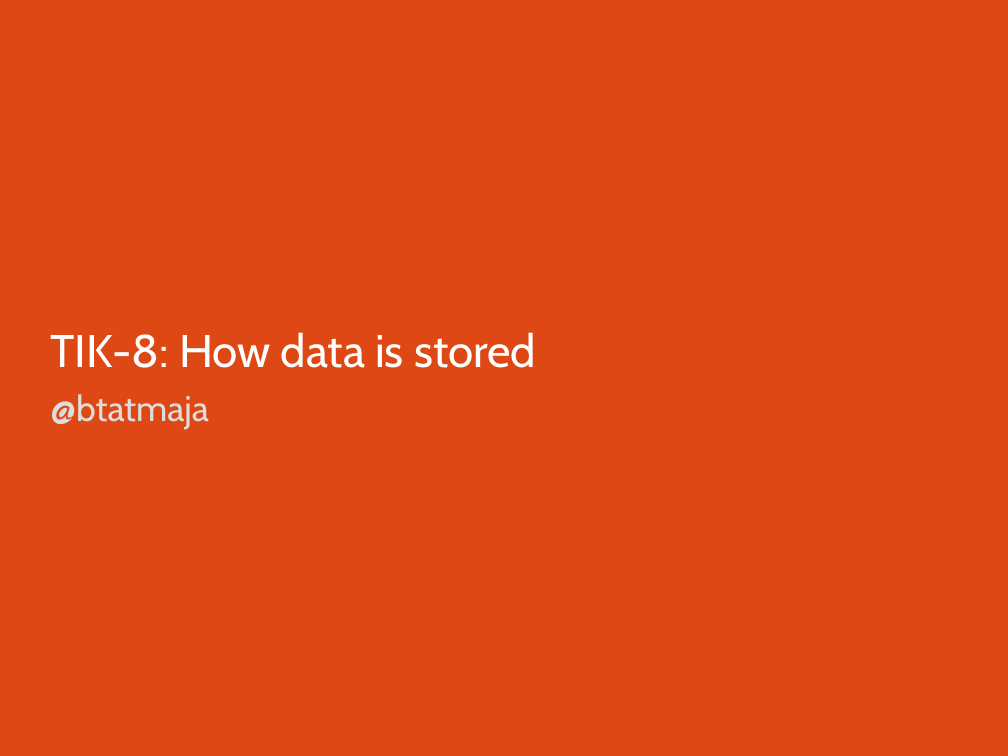
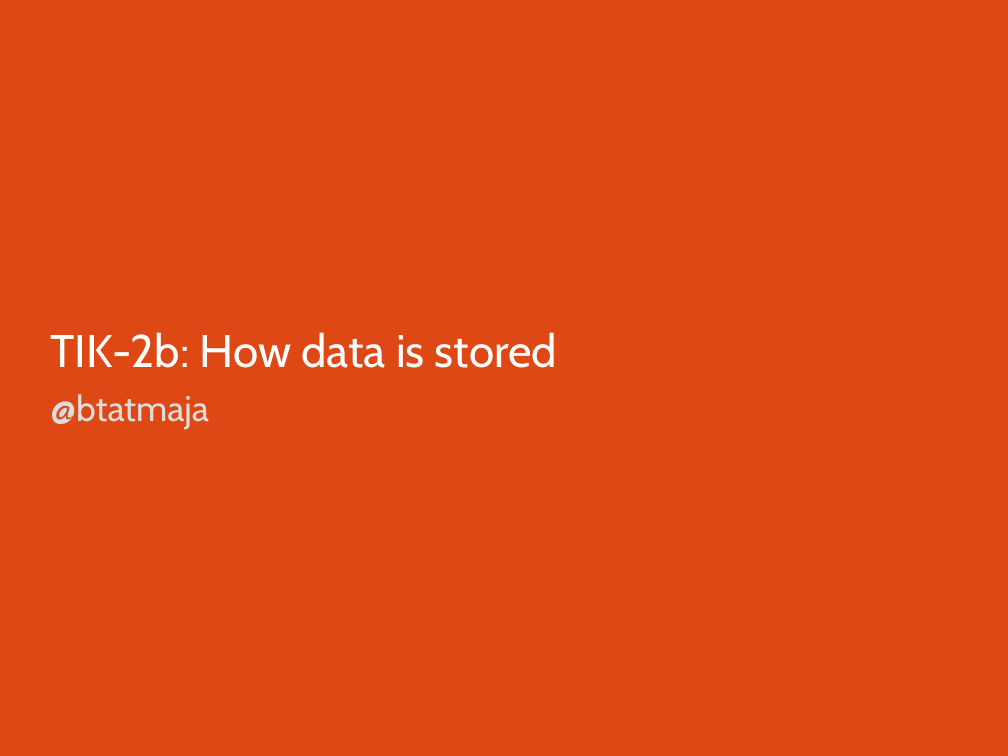
Before and after one commit to bagustris/TIK, a slide deck: slide 1 of tik-2b.odp. Drawn at 1008x756 pixels with LibreOffice and Linux fonts; fonts in the diff are those of the drawing. Boxes give left, top, right and bottom in pixels: in the first picture for what was removed or moved away, otherwise in the second. Text is boxed around its words. In the diff, an @@ line names an element or a change of style, - is before the commit and + after.

Commit message:
new file:   CdWorks.pdf 	modified:   tik-1b.odp 	modified:   tik-2.odp 	modified:   tik-2b.odp

```diff
--- a/tik-2b.odp
+++ b/tik-2b.odp
@@ title at [50, 332, 557, 368]: text changed @@
-TIK-8: How data is stored
+TIK-2b: How data is stored
```
Also in this commit, not shown: 1 slide added, 3 other files.
